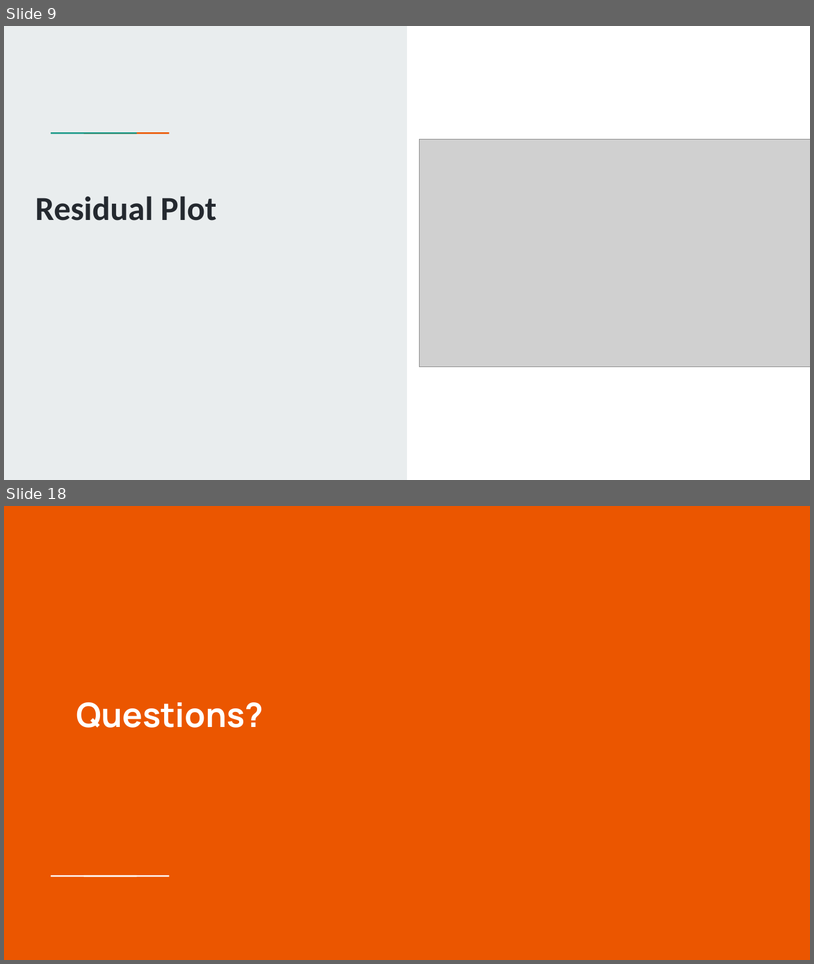
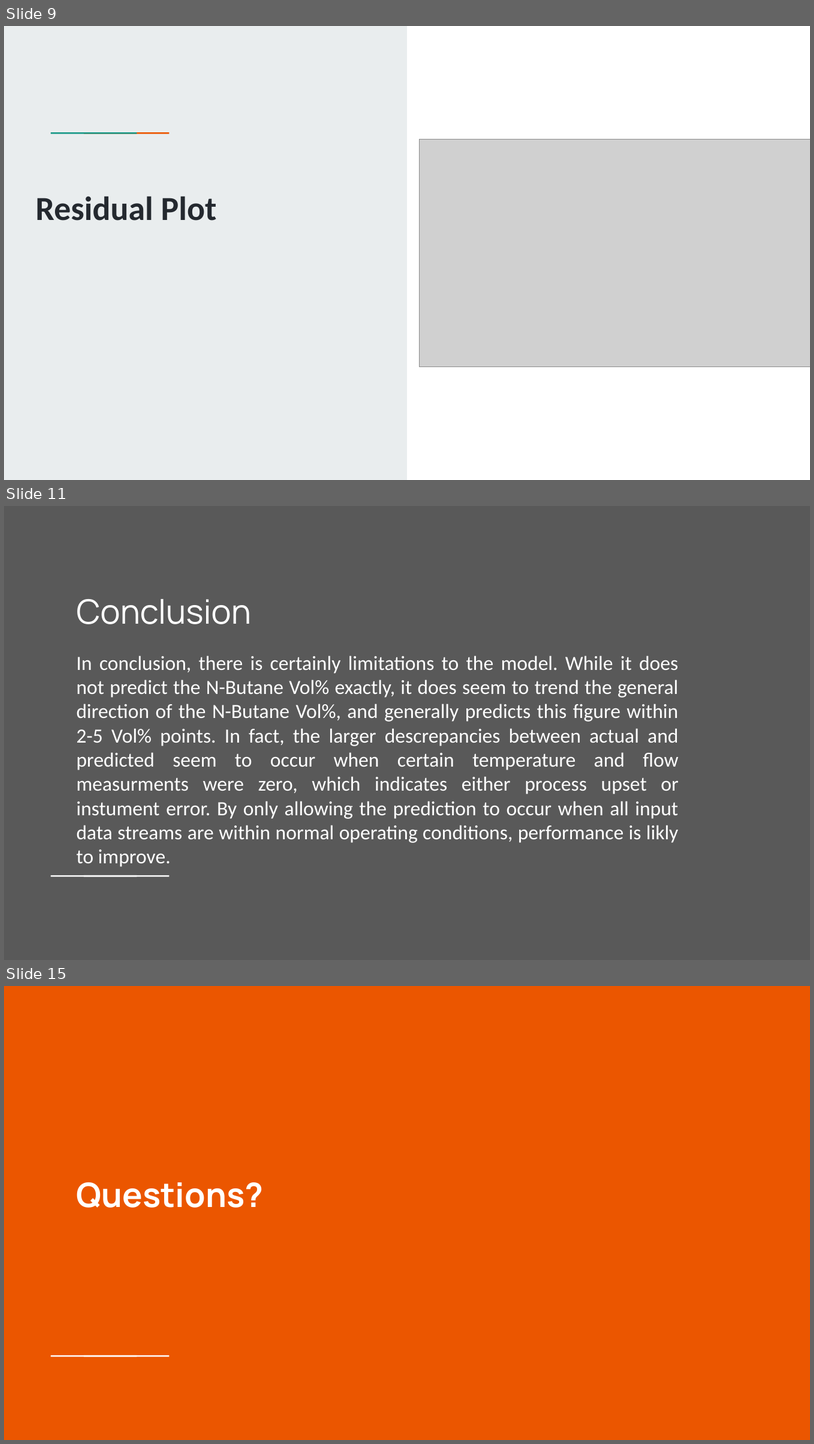
Before and after one commit to Jarney903/Red-ProjectHub, a slide deck: Presentation/Presentation1.pptx. Shown one above the other, each under a label of ours: slides 9 and 18 before the commit, slides 9, 11 and 15 after it; the slides between them are not shown. The pictures are 814x964 and 814x1444 pixels, drawn with LibreOffice and Linux fonts; fonts in the diff are those of the drawing; grey boxes stand for pictures. Boxes give left, top, right and bottom in pixels: in the first picture for what was removed or moved away, otherwise in the second. Text is boxed around its words. In the diff, an @@ line names an element or a change of style, - is before the commit and + after.

Commit message:
adding changes

```diff
--- a/Presentation/Presentation1.pptx
+++ b/Presentation/Presentation1.pptx
@@ slide 11 added at <box>4,506,810,960</box>, background #595959; not listed: 2 template elements that a slide beside it also shows @@
@@ title added at <box>77,599,251,624</box>, 30 pt, text #FFFFFF @@
+Conclusion
@@ title added at <box>77,655,678,843</box>, 18 pt, text #FFFFFF @@
+In conclusion, there is certainly limitations to the model. While it does not predict the N-Butane Vol% exactly, it does seem to trend the general direction of the N-Butane Vol%, and generally predicts this figure within 2-5 Vol% points. In fact, the larger descrepancies between actual and predicted seem to occur when certain temperature and flow measurments were zero, which indicates either process upset or instument error. By only allowing the prediction to occur when all input data streams are within normal operating conditions, performance is likly to improve.
@@ what was slide 18 is now slide 15 @@
```
Also in this commit, not shown: 1 slide changed, 5 other slides added, 8 slides removed.
